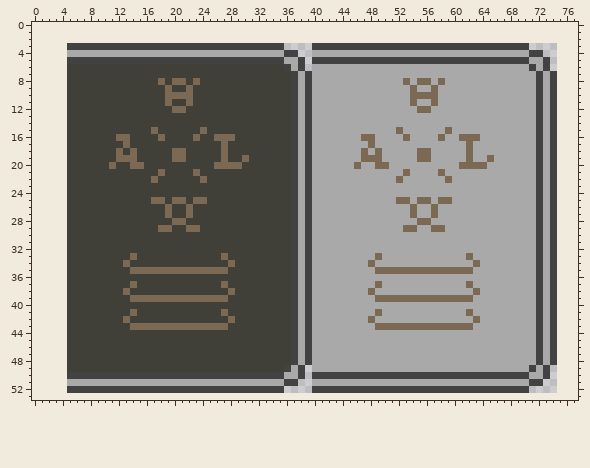
Edited in one commit: sprite sheet (src/assets/ui/menu_button.png). The picture above was drawn from the file before the commit.
The file is 70x50 pixels. Colours within 5 levels of each other are drawn and written as one. The old version is drawn lined up with the new one, on the new canvas.
After the commit:
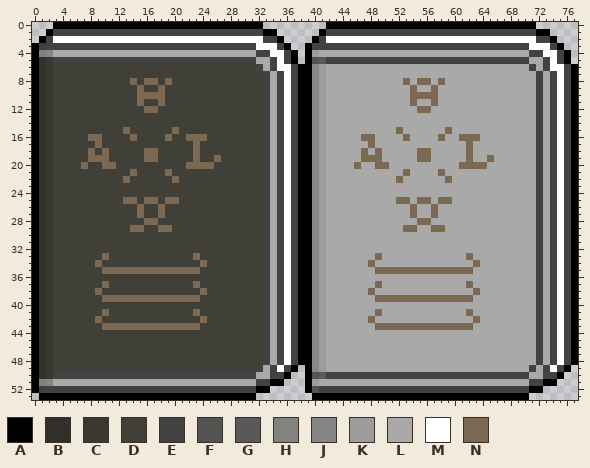
Palette (. is transparent): A #000000  B #31302a  C #393831  D #414038  E #424242  F #535353  G #595959  H #828280  J #868686  K #9d9c9c  L #a9a9a9  M #ffffff  N #7c6953
The exact change:
canvas 70x50 -> 78x54, the old top-left corner now at 5,3
Changed rows in their new state; - is an unchanged pixel.
first column x 0:
 0 ---AAAAAAAAAAAAAAAAAAAAAAAAAAAAAA---------AAAAAAAAAAAAAAAAAAAAAAAAAAAAAA------
 1 --AEEEEEEEEEEEEEEEEEEEEEEEEEEEEEEAA------AEEEEEEEEEEEEEEEEEEEEEEEEEEEEEEAA----
 2 -AEMMMMMMMMMMMMMMMMMMMMMMMMMMMMMMEEA----AEMMMMMMMMMMMMMMMMMMMMMMMMMMMMMMEEA---
 3 ADEEE---------------------------MMM-A--A-------------------------------MMMEA--
 4 AHJLL---------------------------EEMM-A-AK--------------------------------MMEA-
 5 ABCEE---------------------------LL-MEA.AFG--------------------------------MEA-
 6 ABCDD---------------------------ELEMMEAAJK--------------------------------MMEA
 7 ABCDD----------------------------ELEM-AAJK---------------------------------MEA
 8 ABCDD---------N-NNDNDD-D---------ELEM-AAJK---------------------------------MEA
 9 ABCDD----------N--ND--D----------ELEM-AAJK---------------------------------MEA
10 ABCDD----------NNNNDDDD----------ELEM-AAJK---------------------------------MEA
11 ABCDD----------N--ND--D----------ELEM-AAJK---------------------------------MEA
12 ABCDD-----------NN--DD-----------ELEM-AAJK---------------------------------MEA
13 ABCDD----------------------------ELEM-AAJK---------------------------------MEA
14 ABCDD----------------------------ELEM-AAJK---------------------------------MEA
15 ABCDD--------N---D--N---D--------ELEM-AAJK---------------------------------MEA
16 ABCDD---NN--DDN---DN--N-N-DDD----ELEM-AAJK---------------------------------MEA
17 ABCDD----N---D---------N---D-----ELEM-AAJK---------------------------------MEA
18 ABCDD---N-N-D-D-NN--DD-N---D-----ELEM-AAJK---------------------------------MEA
19 ABCDD---NNN-DDD-NN--DD-N--ND--D--ELEM-AAJK---------------------------------MEA
20 ABCDD--N--N---DD------NNNNDDDD---ELEM-AAJK---------------------------------MEA
21 ABCDD---------N---DN---D---------ELEM-AAJK---------------------------------MEA
22 ABCDD--------N---D--N---D--------ELEM-AAJK---------------------------------MEA
23 ABCDD----------------------------ELEM-AAJK---------------------------------MEA
24 ABCDD----------------------------ELEM-AAJK---------------------------------MEA
25 ABCDD--------NN-N-DN-D-DD--------ELEM-AAJK---------------------------------MEA
26 ABCDD----------N--ND--D----------ELEM-AAJK---------------------------------MEA
27 ABCDD----------N--ND--D----------ELEM-AAJK---------------------------------MEA
28 ABCDD-----------NN--DD-----------ELEM-AAJK---------------------------------MEA
29 ABCDD---------NN------DD---------ELEM-AAJK---------------------------------MEA
30 ABCDD----------------------------ELEM-AAJK---------------------------------MEA
31 ABCDD----------------------------ELEM-AAJK---------------------------------MEA
32 ABCDD----------------------------ELEM-AAJK---------------------------------MEA
33 ABCDD-----N---D--------N---D-----ELEM-AAJK---------------------------------MEA
34 ABCDD----N---D----------N---D----ELEM-AAJK---------------------------------MEA
35 ABCDD-----NNNN----------DDDD-----ELEM-AAJK---------------------------------MEA
36 ABCDD----------------------------ELEM-AAJK---------------------------------MEA
37 ABCDD-----N---D--------N---D-----ELEM-AAJK---------------------------------MEA
38 ABCDD----N---D----------N---D----ELEM-AAJK---------------------------------MEA
39 ABCDD-----NNNN----------DDDD-----ELEM-AAJK---------------------------------MEA
40 ABCDD----------------------------ELEM-AAJK---------------------------------MEA
41 ABCDD-----N---D--------N---D-----ELEM-AAJK---------------------------------MEA
42 ABCDD----N---D----------N---D----ELEM-AAJK---------------------------------MEA
43 ABCDD-----NNNN----------DDDD-----ELEM-AAJK---------------------------------MEA
44 ABCDD----------------------------ELEM-AAJK---------------------------------MEA
45 ABCDD----------------------------ELEM-AAJK---------------------------------MEA
46 ABCDD----------------------------ELEM-AAJK---------------------------------MEA
47 ABCDD----------------------------ELEM-AAJK---------------------------------MEA
48 ABCDD----------------------------ELEM-AAJK---------------------------------MEA
49 ABCDD---------------------------ELEM-A.AJK--------------------------------MEA-
50 ABCEE---------------------------LL--A..AFG--------------------------------EA--
51 AHJLL---------------------------EEAA..-AK--------------------------------AA---
52 ADEEE---------------------------AA..---AF------------------------------AA-----
53 -AAAAAAAAAAAAAAAAAAAAAAAAAAAAAAA--------AAAAAAAAAAAAAAAAAAAAAAAAAAAAAAA-------
